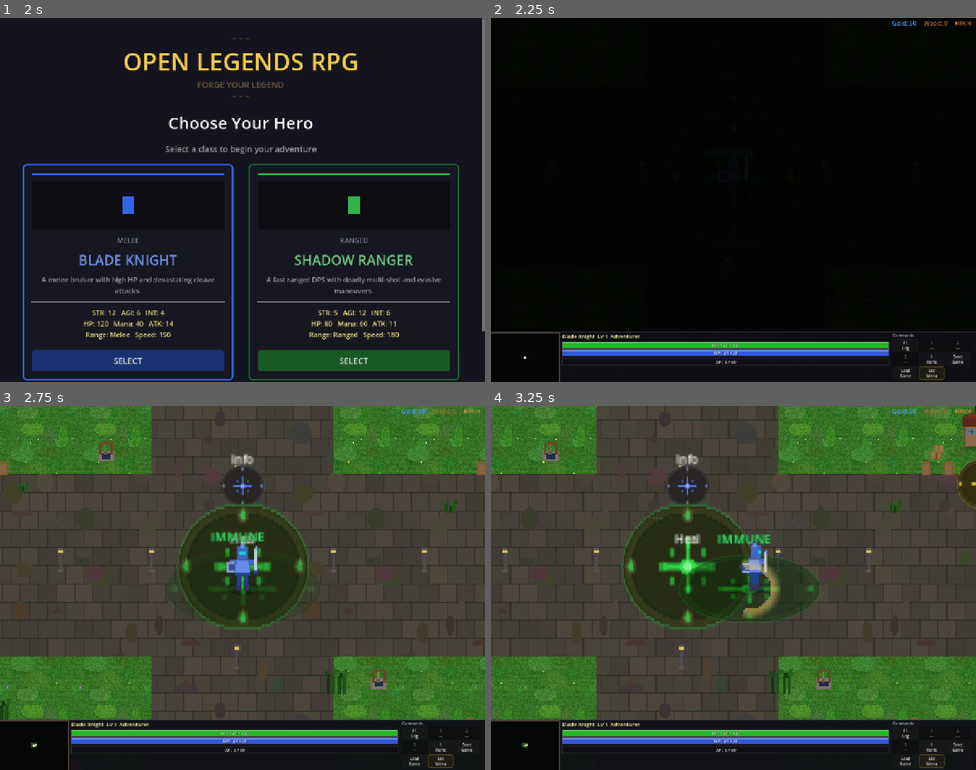
Above: before the commit, frames 1-4 (two rows, left to right).
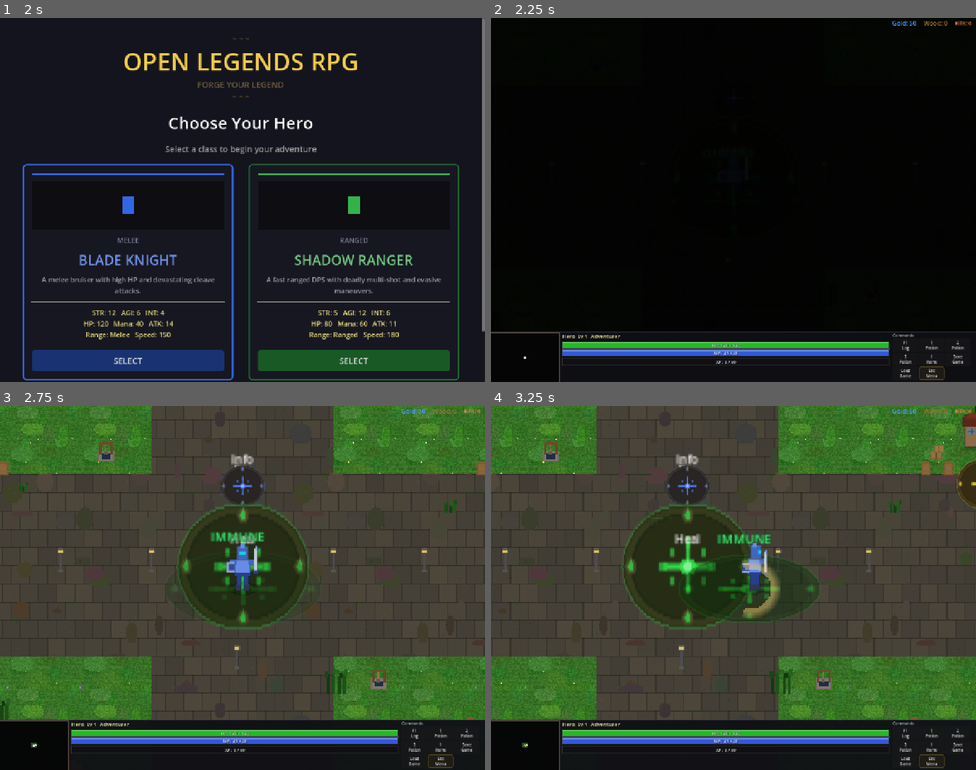
Above: after the commit, the same moments.

Repository: slxny/legends-open-rpg
Game: Godot game, scene res://scenes/main.tscn
Same seed, same stepped clock (60 frames per second), same inputs: the game is played once before the commit and once after it.
Inputs (mouse positions are in pixels of both pictures, inside the frame that each line leads up to):
- Up to frame 1 (2 s): tap Enter at 0.5 s; move the mouse to (349, 181) at 0.52 s; hold D (move_right) 0.53-1.25 s; hold Space (attack) 0.53-1.25 s; click (349, 181) at 0.67 s; drag from (145, 218) to (218, 272) at 1.27 s
- Up to frame 2 (2.25 s): click "SELECT" at 2 s
- Up to frame 3 (2.75 s): no input
- Up to frame 4 (3.25 s): move the mouse to (524, 744) at 2.77 s; hold D (move_right) from 2.78 s (still down); hold Space (attack) from 2.78 s (still down); tap F (interact) at 2.85 s; click (524, 744) at 2.92 s

Frame 1 is identical in both runs. In frame 2, 0.2% of the frame differs, in the area x 14-98%, y 87-95%; in frame 3, 0.2%; in frame 4, 0.2%.
Error after the commit: Invalid assignment of property or key '_mobile_potion_btns' with value of type 'Array' on a base object of type 'CharacterBody2D (player.gd)'. (res://scenes/ui…

Commit message:
Multi-touch potion usage — use potions while moving or attacking (v0.67.1)
Co-Authored-By: Claude Opus 4.6 <noreply@anthropic.com>

Diff:
--- a/scenes/player/player.gd
+++ b/scenes/player/player.gd
@@ -151,6 +151,7 @@
 var _mobile_atk_canvas: CanvasLayer = null
 var _mobile_atk_btn: Button = null
 var _mobile_atk_touch_index: int = -1  # Touch index currently pressing the ATK button
+var _mobile_potion_btns: Array[Button] = []  # Potion button refs from HUD for multitouch
 var _mobile_atk_start_pos: Vector2 = Vector2.ZERO  # Where the ATK touch began (for drag-to-aim)
 var _mobile_charge_aim_dir: Vector2 = Vector2.ZERO  # Drag-aim direction while charging (zero = not aiming)
 const CHARGE_AIM_DRAG_THRESHOLD: float = 30.0  # Minimum drag distance to change aim direction
@@ -733,6 +734,16 @@
 				if drag_offset.length() > CHARGE_AIM_DRAG_THRESHOLD:
 					_mobile_charge_aim_dir = drag_offset.normalized()
 					_set_facing(_mobile_charge_aim_dir)
+
+	# Manual multitouch handling for potion buttons (same reason as ATK above).
+	if _is_mobile and event is InputEventScreenTouch and event.pressed:
+		for i in range(_mobile_potion_btns.size()):
+			var btn = _mobile_potion_btns[i]
+			if btn and is_instance_valid(btn) and btn.visible:
+				if btn.get_global_rect().has_point(event.position):
+					inventory.use_consumable(i)
+					get_viewport().set_input_as_handled()
+					return
 
 	# Non-ATK finger tap: record aim direction (used by attacks and charge aiming)
 	if _is_mobile and event is InputEventScreenTouch and event.pressed and event.index != _mobile_atk_touch_index:
--- a/scenes/ui/changelog_dialog.gd
+++ b/scenes/ui/changelog_dialog.gd
@@ -9,9 +9,19 @@
 var _is_visible: bool = false
 var _is_mobile: bool = false
 
-const GAME_VERSION := "v0.67.0"
+const GAME_VERSION := "v0.67.1"
 
 const CHANGELOG: Array[Dictionary] = [
+	{
+		"version": "v0.67.1",
+		"title": "Multi-touch potion usage",
+		"date": "2026-02-25",
+		"entries": [
+			"Use potions while holding the joystick or attack button (multi-touch)",
+			"Potion buttons now respond to any finger, not just the first touch",
+			"Fixes Godot Button control ignoring second-finger taps on mobile",
+		]
+	},
 	{
 		"version": "v0.67.0",
 		"title": "Double-click/tap to buy & upgrade everywhere",
--- a/scenes/ui/hud.gd
+++ b/scenes/ui/hud.gd
@@ -476,7 +476,7 @@
 	log_btn.disabled = false
 	log_btn.pressed.connect(_on_changelog_pressed)
 
-	# Potion slots — tap to use consumable
+	# Potion slots — tap to use consumable (Button.pressed for desktop mouse clicks)
 	potion_1_btn.pressed.connect(func():
 		if _player and is_instance_valid(_player):
 			_player.inventory.use_consumable(0)
@@ -489,6 +489,9 @@
 		if _player and is_instance_valid(_player):
 			_player.inventory.use_consumable(2)
 	)
+
+	# Pass potion button refs to player for multitouch handling on mobile
+	player._mobile_potion_btns = [potion_1_btn, potion_2_btn, potion_3_btn]
 
 	# Update potion button labels when inventory changes
 	player.inventory.inventory_changed.connect(_update_potion_labels)
